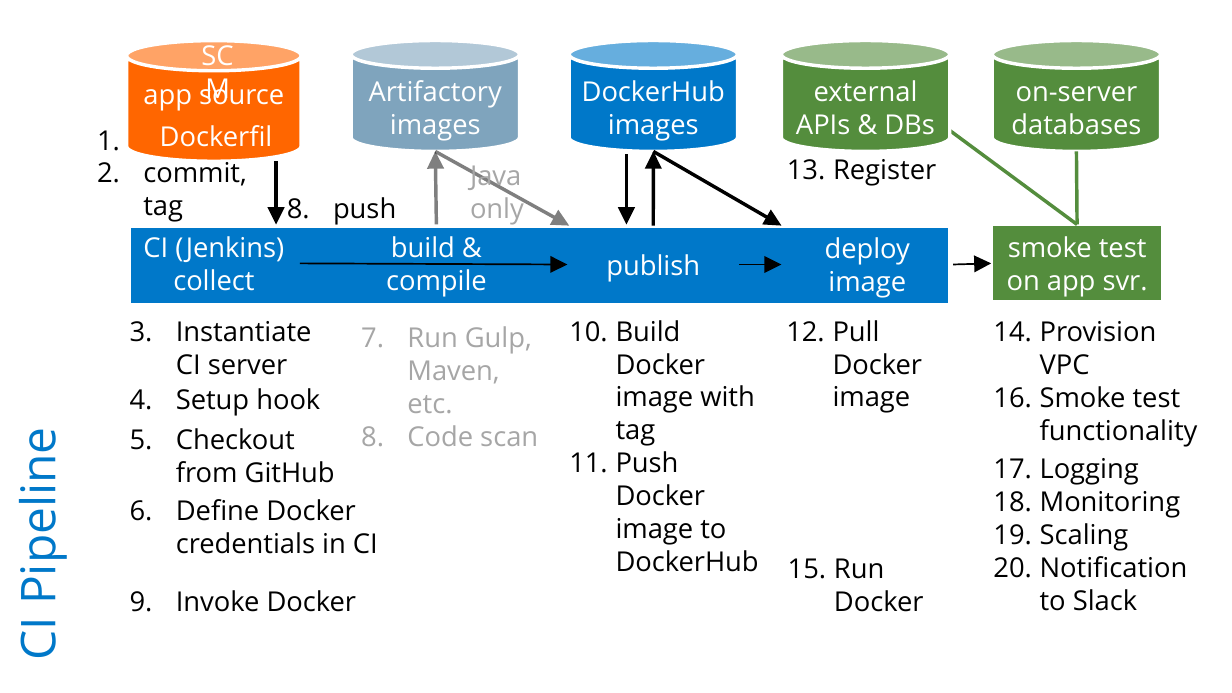
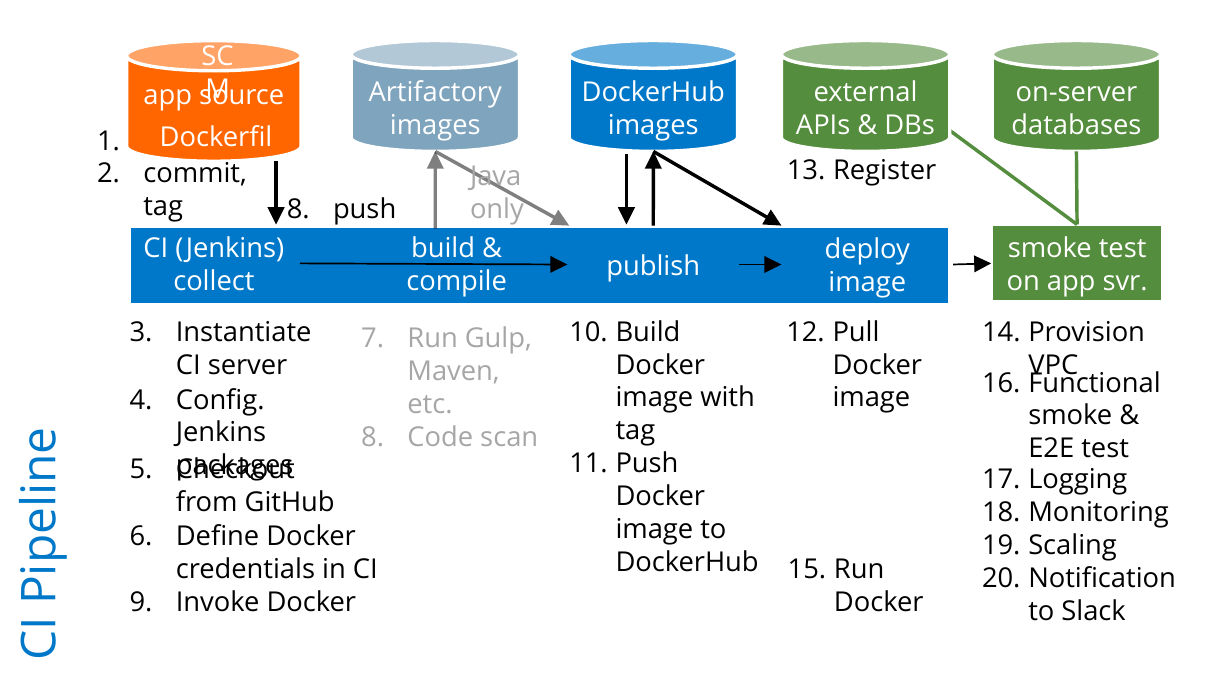
Before and after one commit to rkuma183/wilsonmar.github.io, a slide deck: slide 2 of fig/ci-pipeline-v01.pptx (slide 1 before the commit). Drawn at 1232x693 pixels with LibreOffice and Linux fonts; fonts in the diff are those of the drawing. Boxes give left, top, right and bottom in pixels: in the first picture for what was removed or moved away, otherwise in the second. Text is boxed around its words. In the diff, an @@ line names an element or a change of style, - is before the commit and + after.

```diff
--- a/fig/ci-pipeline-v01.pptx
+++ b/fig/ci-pipeline-v01.pptx
@@ arrow moved from (436, 224) - (435, 152) to (435, 229) - (435, 152) @@
@@ text "build & compile": place and size @@
-text "build & compile" at bbox=[386, 236, 487, 297]
+text "build & compile" at bbox=[406, 236, 507, 297]
@@ text "Provision VPC" rewrapped from bbox=[1040, 321, 1157, 375] to bbox=[1028, 321, 1145, 381] @@
@@ text at bbox=[176, 388, 294, 481]: text changed @@
-4. Setup hook
+4. Config. Jenkins packages
@@ text at bbox=[1028, 366, 1160, 458]: text changed @@
-16. Smoke test functionality
+16. Functional smoke & E2E test
@@ text "Checkout from GitHub" rewrapped from bbox=[176, 428, 335, 483] to bbox=[176, 453, 335, 512] @@
@@ text "Logging": place and size @@
-text "Logging" at bbox=[1040, 458, 1188, 611]
+text "Logging" at bbox=[1028, 468, 1176, 621]
@@ text "Define Docker credentials in CI": place and size @@
-text "Define Docker credentials in CI" at bbox=[176, 499, 378, 554]
+text "Define Docker credentials in CI" at bbox=[176, 524, 378, 579]
```
Also in this commit, not shown: 1 slide added, 3 other files.
